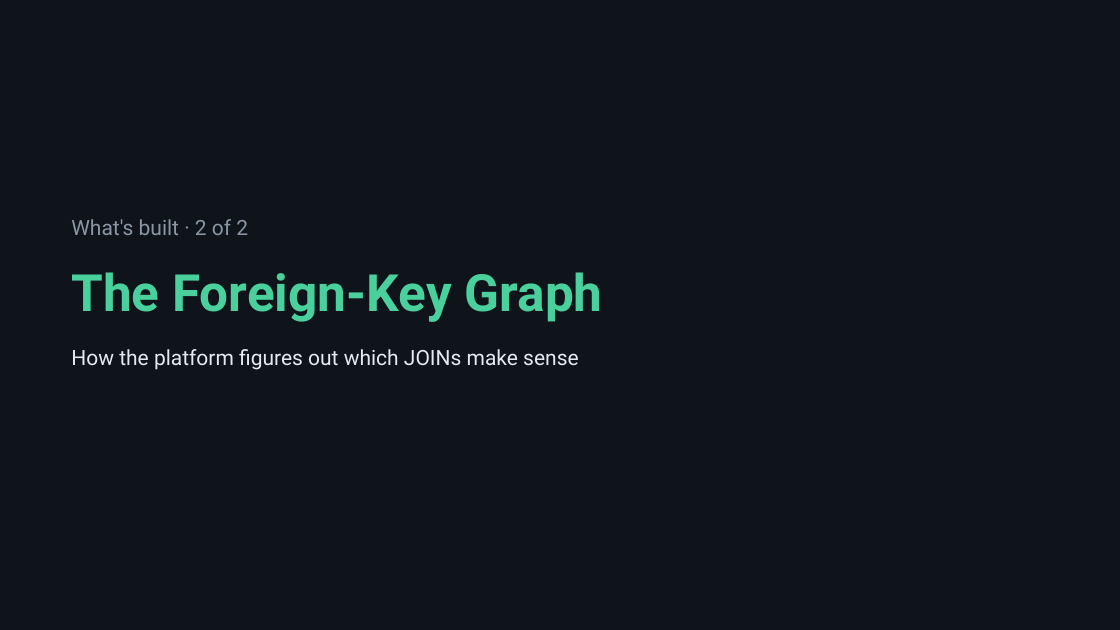
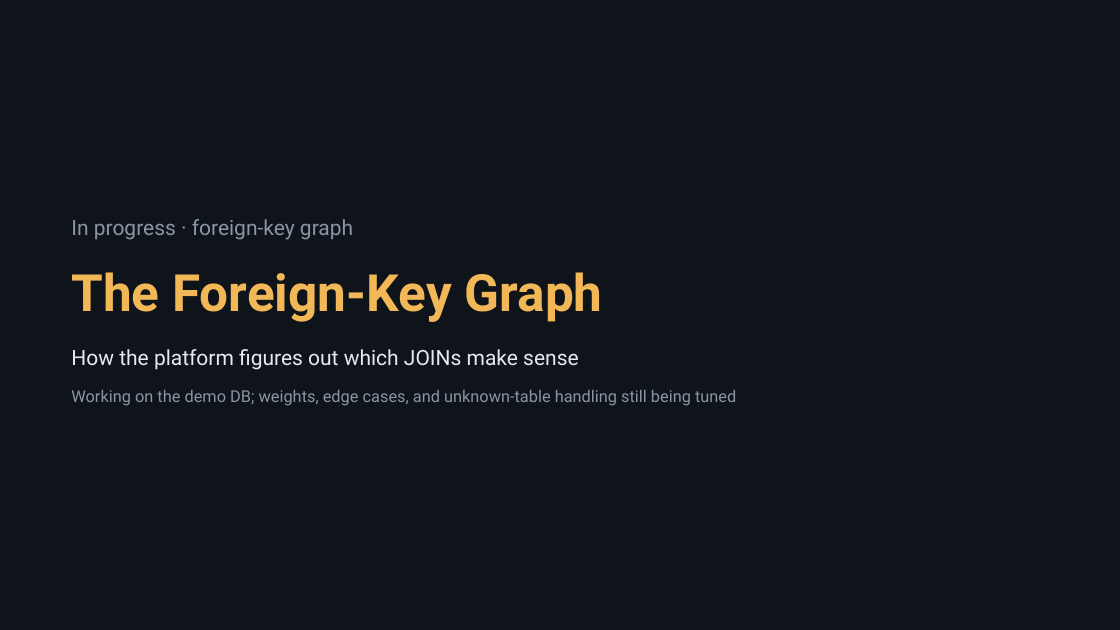
Before and after one commit to bharatmohanthakur/heavy_text2sql, a slide deck: slide 11 of docs/architecture_deck.pptx (slide 9 before the commit). Drawn at 1120x630 pixels with LibreOffice and Linux fonts; fonts in the diff are those of the drawing. Boxes give left, top, right and bottom in pixels: in the first picture for what was removed or moved away, otherwise in the second. Text is boxed around its words. In the diff, an @@ line names an element or a change of style, - is before the commit and + after.

```diff
--- a/docs/architecture_deck.pptx
+++ b/docs/architecture_deck.pptx
@@ text at (71, 219, 353, 240): text changed @@
-What's built · 2 of 2
+In progress · foreign-key graph
@@ text "The Foreign-Key Graph" at (71, 272, 603, 322): text colour #4AD09C to #F2B857 @@
@@ text added at (71, 390, 736, 406), 14 pt, text #8A95A5 @@
+Working on the demo DB; weights, edge cases, and unknown-table handling still being tuned
```
Also in this commit, not shown: 9 other slides changed, 2 slides added, 1 other file.
